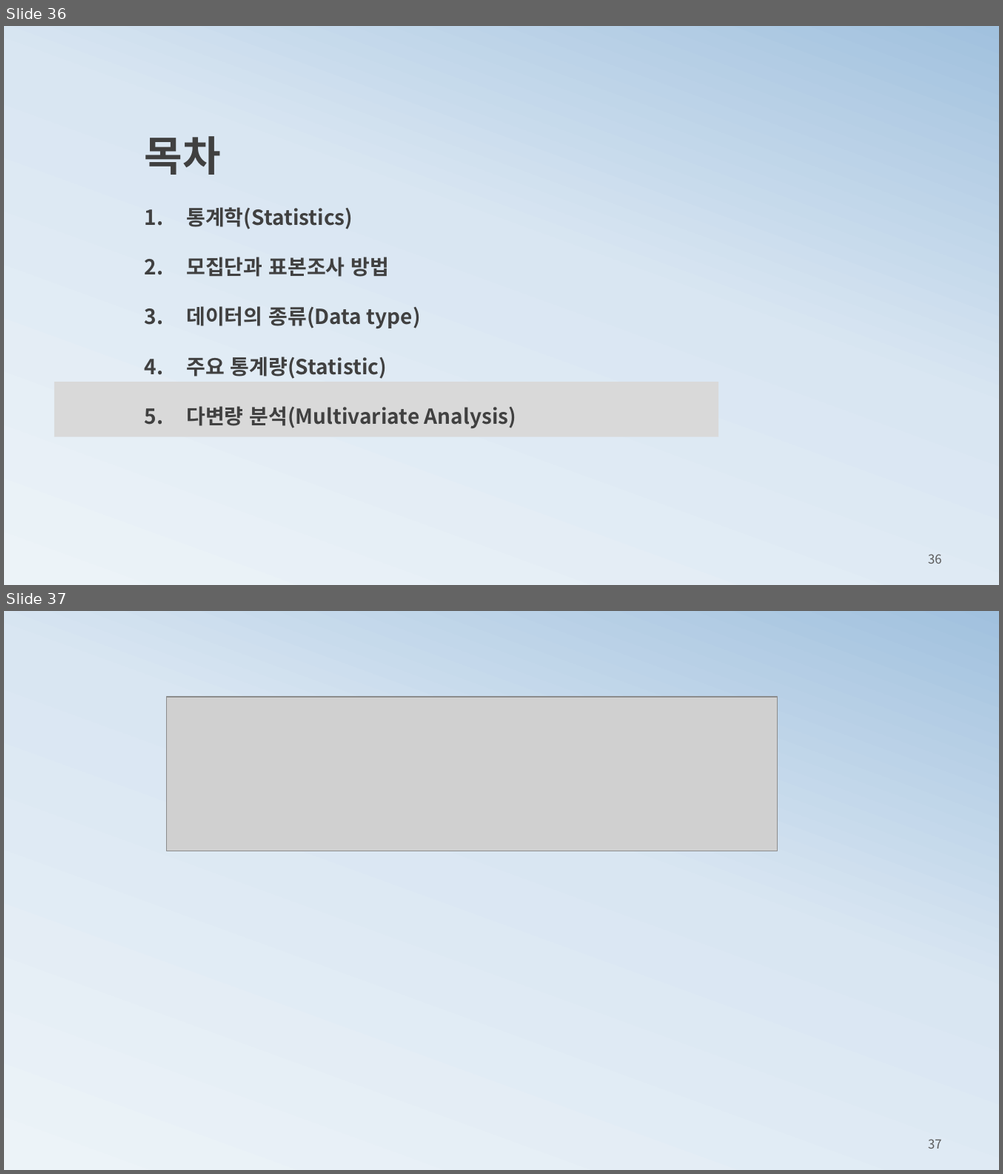
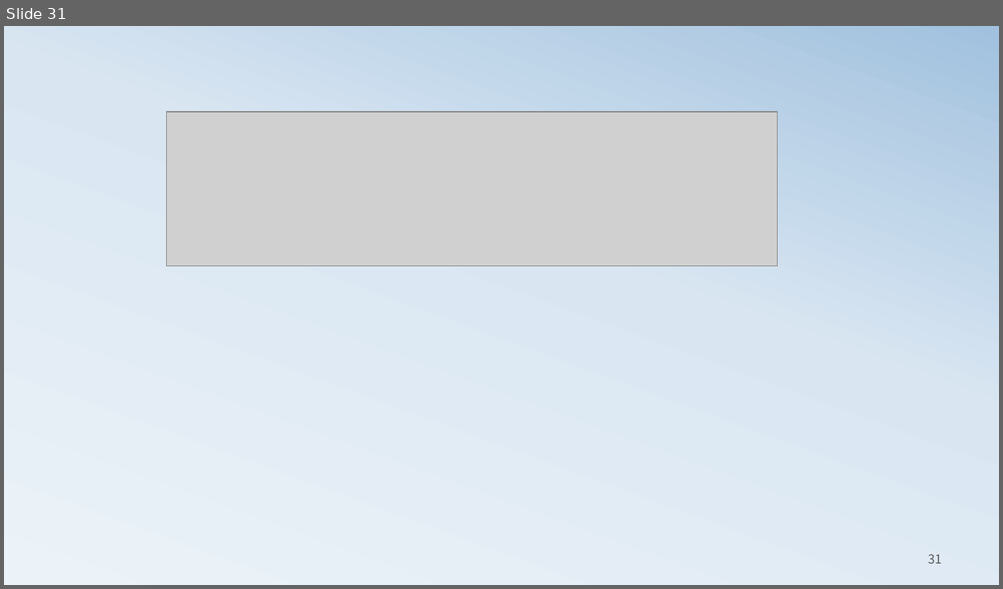
Before and after one commit to ancestor9/mathematics-for-machine-learning, a slide deck: 1_statistics for machine learning.pptx. Shown one above the other, each under a label of ours: slides 36 and 37 before the commit, slide 31 after it. The pictures are 1003x1174 and 1003x589 pixels, drawn with LibreOffice and Linux fonts; fonts in the diff are those of the drawing; grey boxes stand for pictures. Boxes give left, top, right and bottom in pixels: in the first picture for what was removed or moved away, otherwise in the second. Text is boxed around its words. In the diff, an @@ line names an element or a change of style, - is before the commit and + after.

```diff
--- a/1_statistics for machine learning.pptx
+++ b/1_statistics for machine learning.pptx
@@ slide 36 removed at <box>4,26,999,585</box>, background gradient #ECF3F8 to #D9E6F2 to #A1C1DE @@
@@ text removed at <box>145,136,516,429</box> @@
-목차
-1. 통계학(Statistics)
-2. 모집단과 표본조사 방법
-3. 데이터의 종류(Data type)
-4. 주요 통계량(Statistic)
-5. 다변량 분석(Multivariate Analysis)
@@ rectangle removed at <box>54,382,718,437</box> @@
@@ page number removed at <box>928,554,942,564</box> @@
-36
@@ what was slide 37 is now slide 31 @@
@@ page number at <box>928,554,942,564</box>: text changed @@
-37
+31
```
Also in this commit, not shown: 5 slides changed, 4 slides added, 10 other slides removed.
